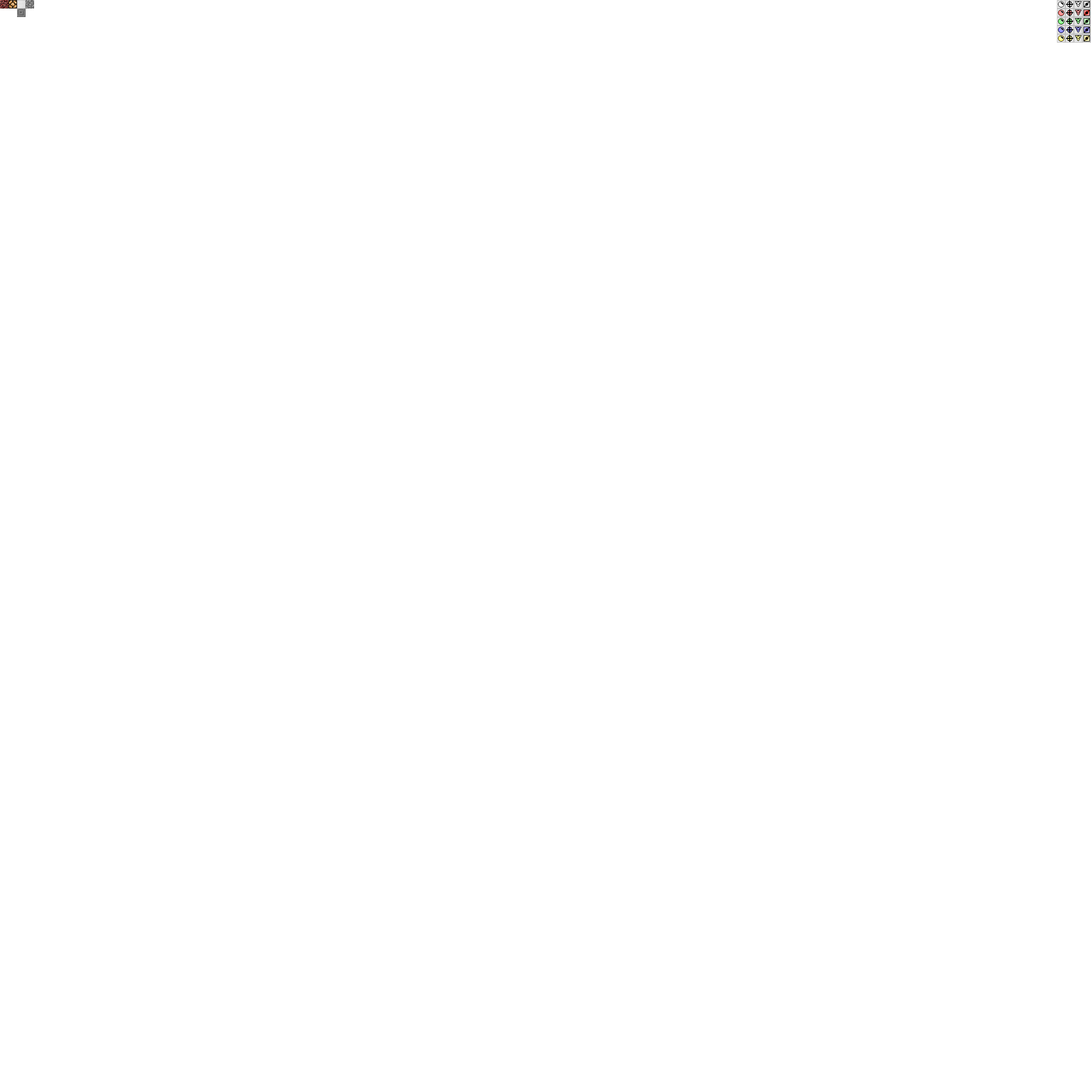
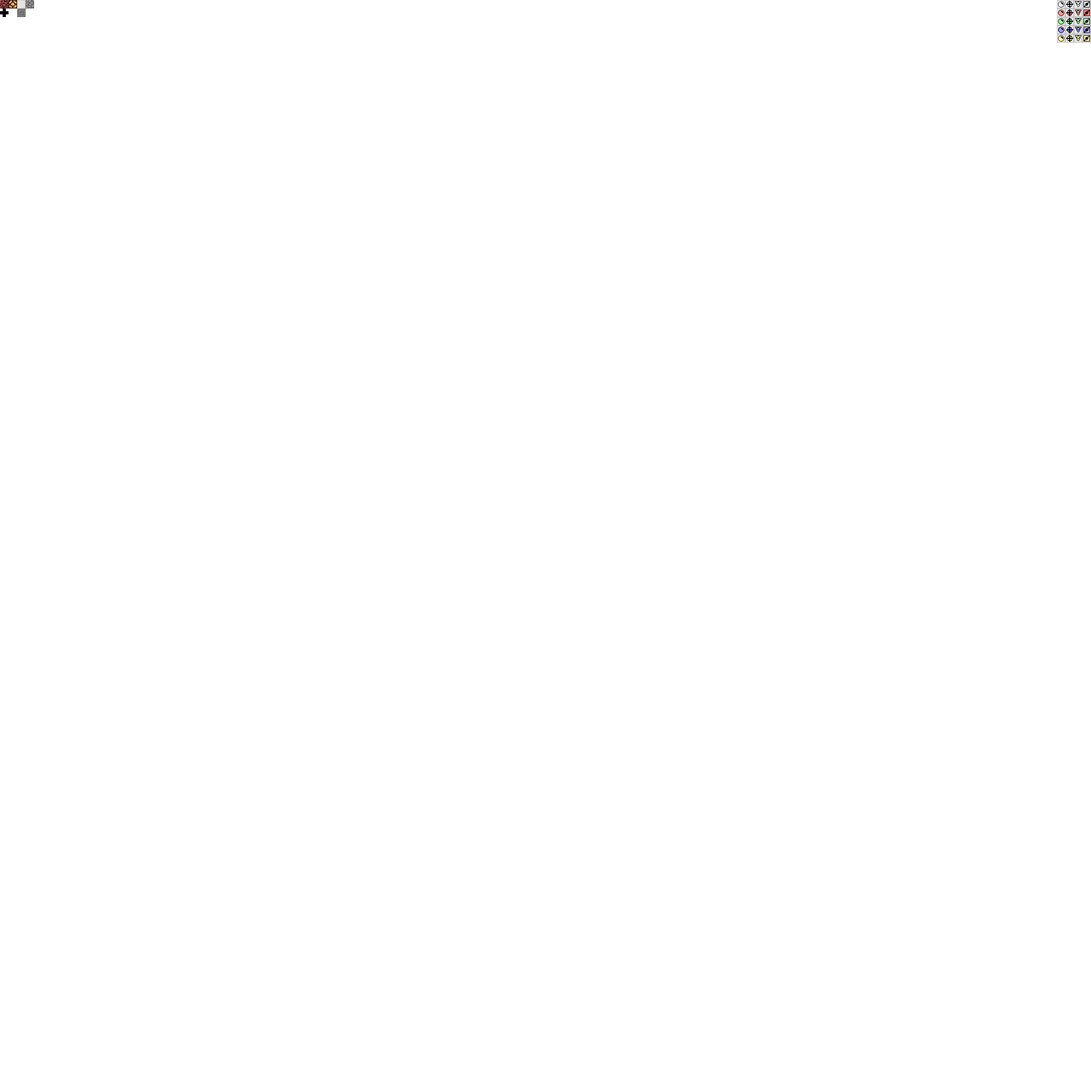
Before/after of a (1091, 1091) layered artwork. What changed in the layer stack:
added layer "cross" above "stonebrick_carved.png" over box(0, 8, 9, 18)
